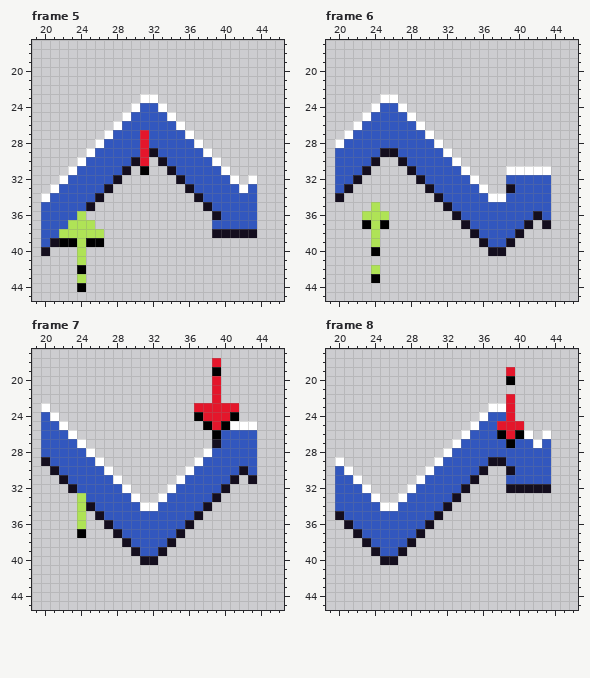
Two versions of one pixel-art file, WIP Assets/QuarterReport.aseprite. The first picture shows the starting point.
64x64 pixels, 12 frames. Shown: frame 5: x 19..46, y 17..45; frame 6: x 19..46, y 17..45; frame 7: x 19..46, y 17..45; frame 8: x 19..46, y 17..45. The commit also changed other frames, which this record leaves out.
Now the later version:
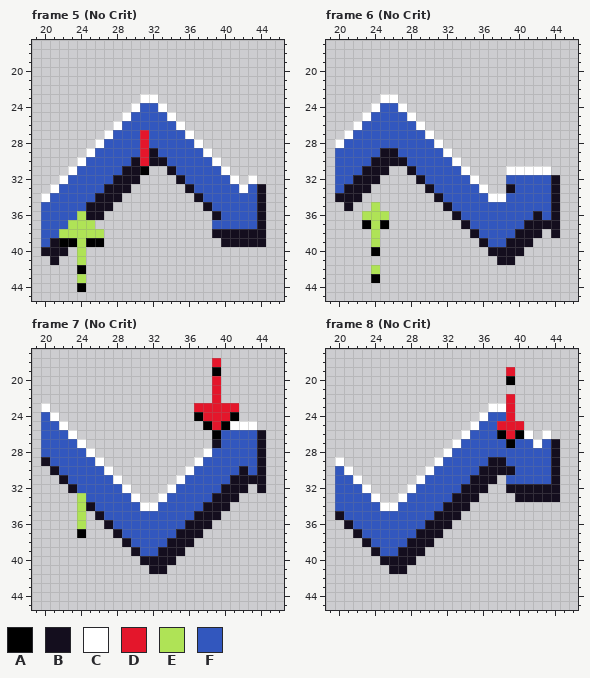
Palette (. is transparent): A #000000  B #140e1e  C #ffffff  D #e4162b  E #afe356  F #3257be
Change:
Frame 5 (No Crit), layer "static arrow":
The author put colour B in row 30 at x 32; in row 31 at x 30; in row 32 at x 29 to 30; in row 33 at x 28 to 29 and 44; in row 34 at x 27 to 28 and 44; in row 35 at x 26 to 27 and 44.
The author put colour B in row 36 at x 25 to 26 and 44; in rows 37 to 38 at x 44; in row 39 at x 40 to 44; in row 40 at x 21 to 22; in row 41 at x 21.
Frame 6 (No Crit), layer "static arrow":
The author put colour B in row 30 at x 25 to 26; in row 31 at x 24 to 25; in row 32 at x 23 to 24 and 44; in row 33 at x 22 to 23 and 44; in row 34 at x 21 to 22 and 44; in row 35 at x 21 and 44.
The author put colour B in row 36 at x 44; in row 37 at x 42 and 44; in row 38 at x 41 to 42 and 44; in row 39 at x 40 to 41; in row 40 at x 39 to 40; in row 41 at x 38 to 39.
Frame 7 (No Crit), layer "static arrow":
The author put colour B in rows 26 to 30 at x 44; in row 31 at x 42 and 44; in row 32 at x 41 to 42 and 44; in row 33 at x 40 to 41; in row 34 at x 39 to 40; in row 35 at x 38 to 39.
The author put colour B in row 36 at x 37 to 38; in row 37 at x 36 to 37; in row 38 at x 35 to 36; in row 39 at x 34 to 35; in row 40 at x 33 to 34; in row 41 at x 32 to 33.
Frame 8 (No Crit), layer "static arrow":
The author put colour B in rows 27 to 29 at x 44; in row 30 at x 37 to 38 and 44; in row 31 at x 36 to 37 and 44; in row 32 at x 35 to 36 and 44; in row 33 at x 34 to 35 and 40 to 44; in row 34 at x 33 to 34.
The author put colour B in row 35 at x 32 to 33; in row 36 at x 31 to 32; in row 37 at x 30 to 31; in row 38 at x 29 to 30; in row 39 at x 28 to 29; in row 40 at x 27 to 28.
The author put colour B in row 41 at x 26 to 27.
Changed places in both pictures, as pixel boxes (x1, y1, x2, y2):
added: (50, 157, 158, 265)
added: (221, 184, 266, 247)
added: (344, 157, 398, 211)
added: (497, 175, 560, 265)
added: (149, 430, 266, 574)
added: (389, 439, 560, 574)
